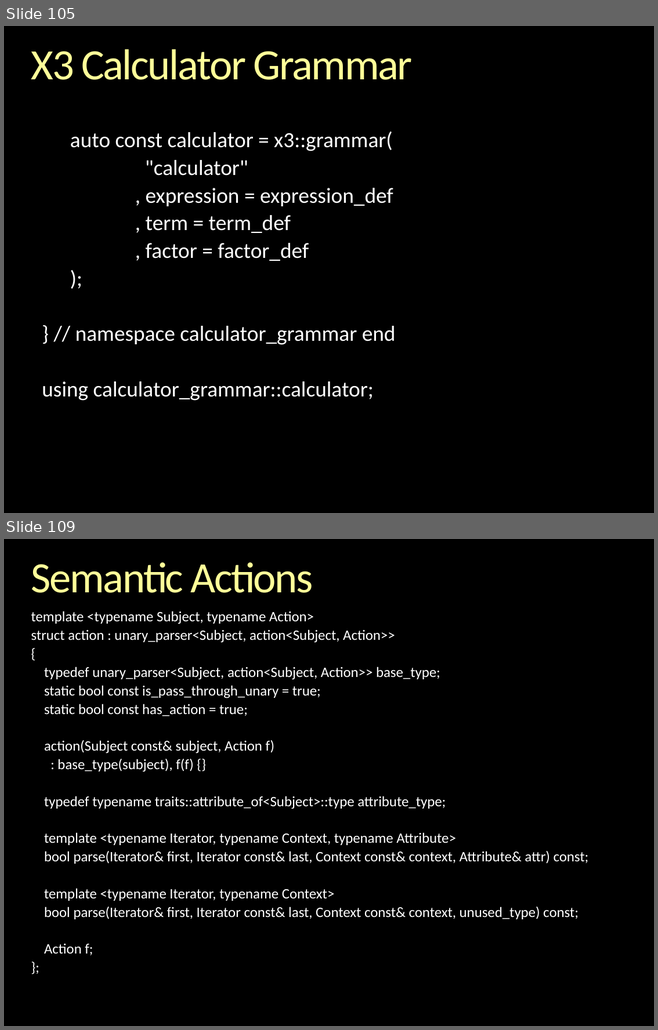
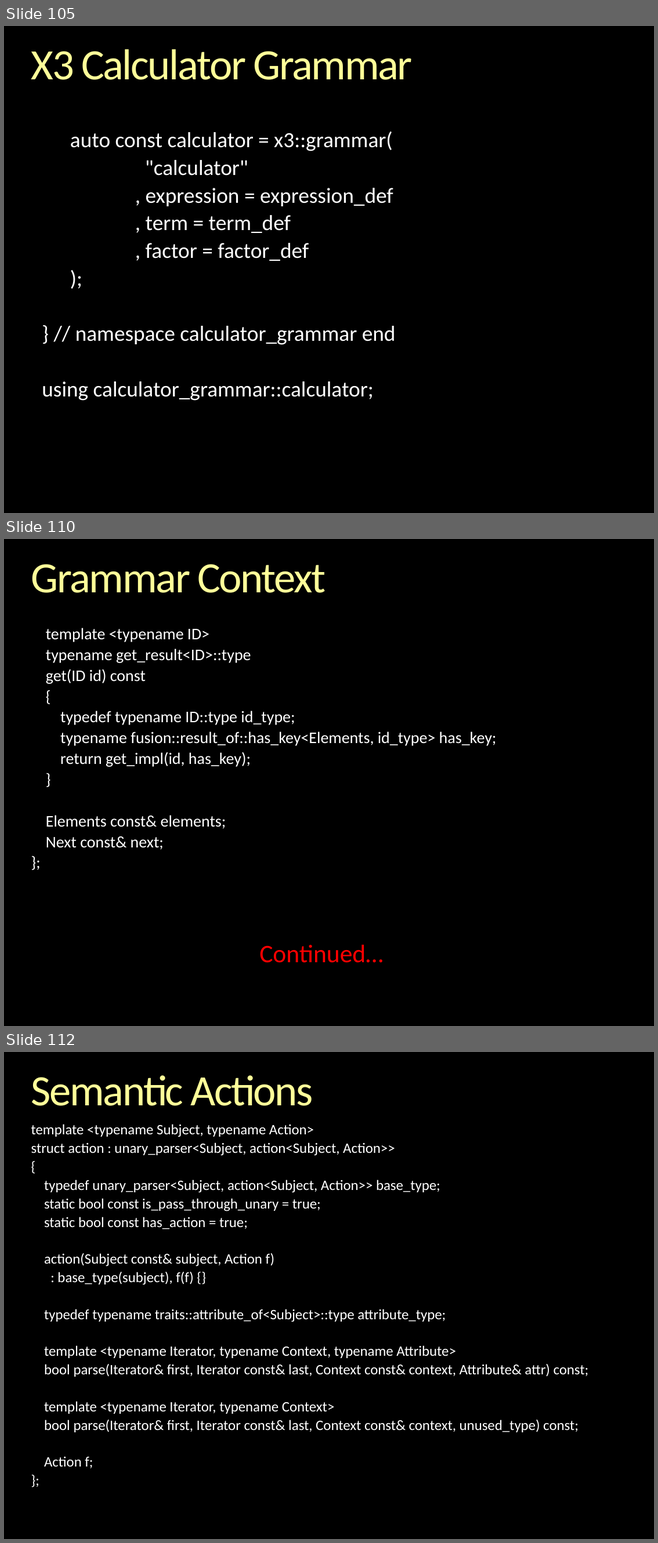
Before and after one commit to boostorg/spirit, a slide deck: libs/spirit/doc/cppnow_2013/Inside Spirit X3.pptx. Shown one above the other, each under a label of ours: slides 105 and 109 before the commit, slides 105, 110 and 112 after it; the slides between them are not shown. The pictures are 658x1030 and 658x1543 pixels, drawn with LibreOffice and Linux fonts; fonts in the diff are those of the drawing; background and template pictures are left out. Boxes give left, top, right and bottom in pixels: in the first picture for what was removed or moved away, otherwise in the second. Text is boxed around its words. In the diff, an @@ line names an element or a change of style, - is before the commit and + after.

```diff
--- a/libs/spirit/doc/cppnow_2013/Inside Spirit X3.pptx
+++ b/libs/spirit/doc/cppnow_2013/Inside Spirit X3.pptx
@@ slide 110 added at <box>4,539,654,1026</box>, background picture (left out) @@
@@ title added at <box>31,564,325,593</box>, 48 pt, text gradient #FFFFB9 to #FFFF99 to #F6AE1E @@
+Grammar Context
@@ text added at <box>46,628,496,850</box>, 18 pt, text #FFFFFF @@
+template <typename ID>
+typename get_result<ID>::type
+get(ID id) const
+{
+typedef typename ID::type id_type;
+typename fusion::result_of::has_key<Elements, id_type> has_key;
+return get_impl(id, has_key);
+}
+Elements const& elements;
+Next const& next;
+};
@@ text added at <box>259,944,383,963</box>, 28 pt, text #FF0000 @@
+Continued…
@@ what was slide 109 is now slide 112 @@
```
Also in this commit, not shown: 3 slides changed, 2 other slides added.
